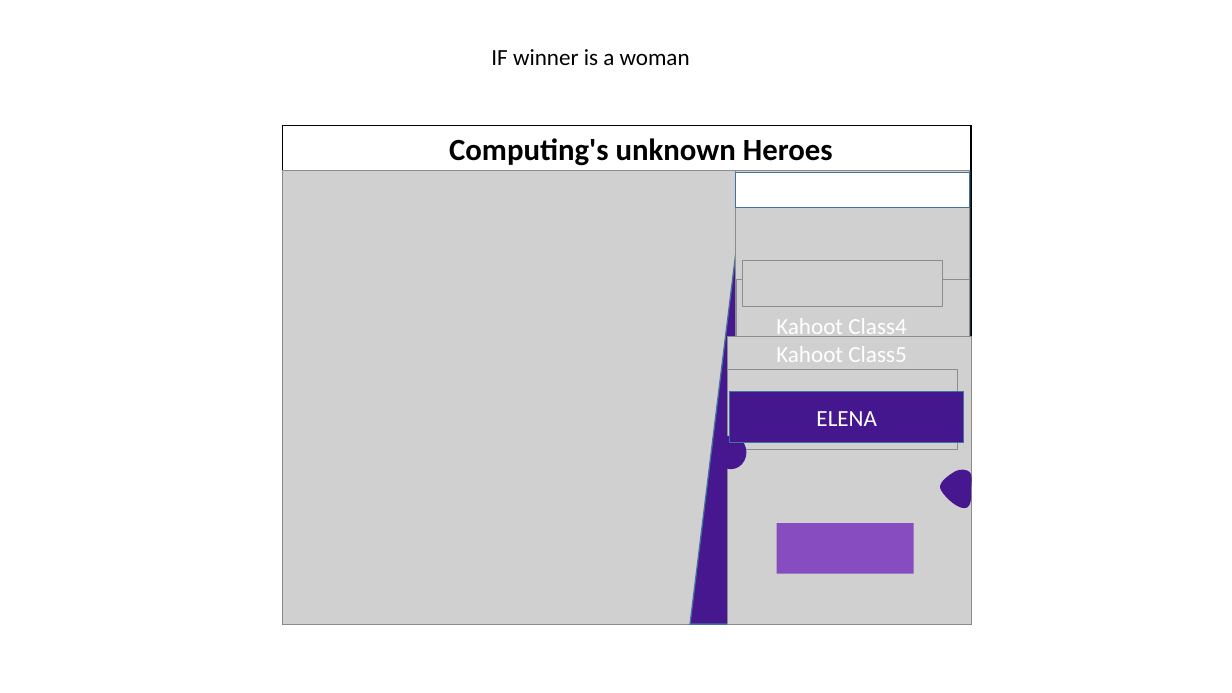
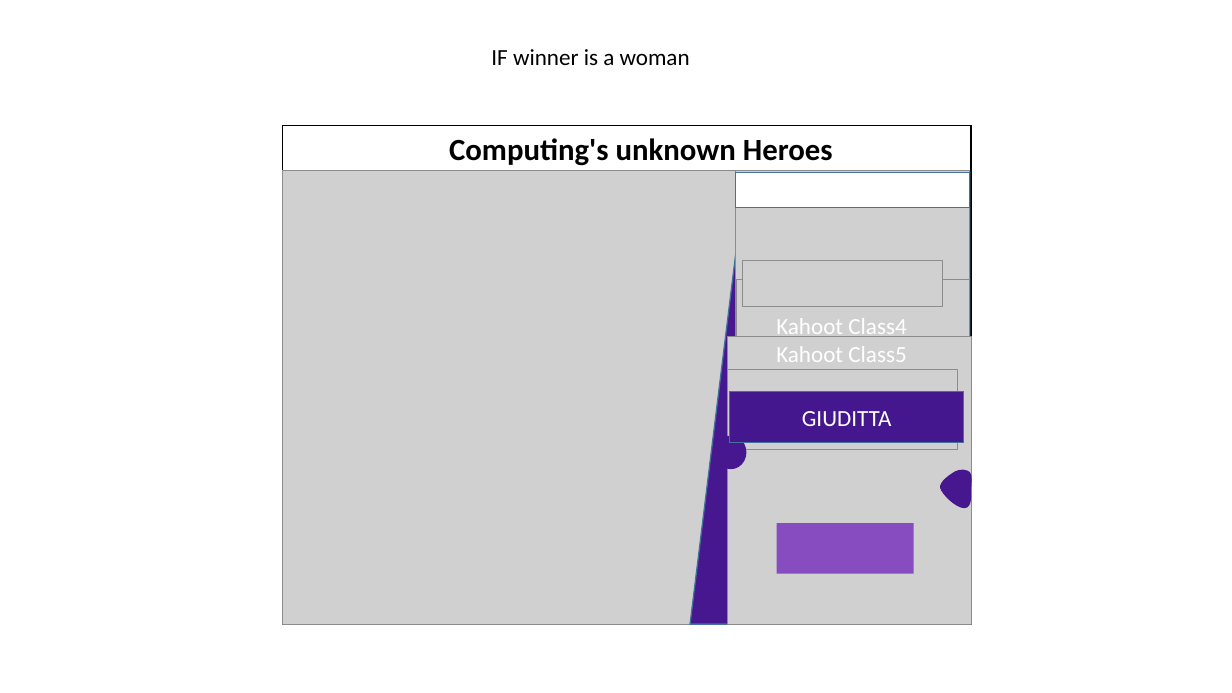
Before and after one commit to EMbeDS-education/ComputingDataAnalysisModeling20262027, a slide deck: slide 6 of PDAI/jupyter/jupyterNotebooks/images/meme_students.pptx. Drawn at 1232x693 pixels with LibreOffice and Linux fonts; fonts in the diff are those of the drawing; grey boxes stand for pictures. Boxes give left, top, right and bottom in pixels: in the first picture for what was removed or moved away, otherwise in the second. Text is boxed around its words. In the diff, an @@ line names an element or a change of style, - is before the commit and + after.

```diff
--- a/PDAI/jupyter/jupyterNotebooks/images/meme_students.pptx
+++ b/PDAI/jupyter/jupyterNotebooks/images/meme_students.pptx
@@ text in rectangle at box(802, 411, 892, 426): text changed @@
-ELENA
+GIUDITTA
```
Also in this commit, not shown: 1 other slide changed, 5 other files.
